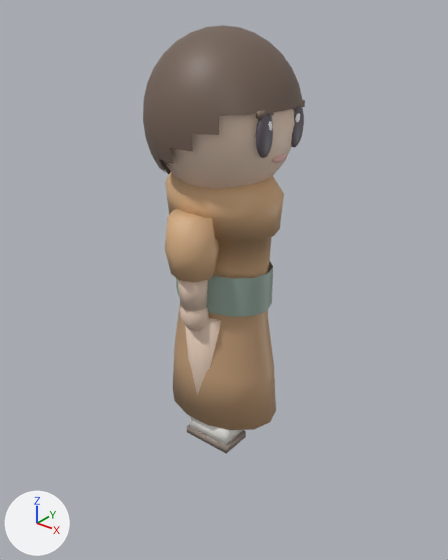
Before and after pictures for a commit that changed the glTF model godot/assets/models/villager_c.glb.
Both versions are drawn from a camera (50 mm lens) standing at (0.83, -1.033, 1.033) and looking at (-0.017, 0.026, 0.377). The lights are fixed; the arrows at lower left show +X, +Y and +Z. The older version comes first. Vertices at exactly the same position are counted once.

Before the edit, the objects in view are built like this:
```python
me_armr = bpy.data.meshes.new('ArmR')
me_armr.from_pydata(...)  # 111 vertices, 202 faces; spans x -0.062..0.062, y -0.059..0.059, z -0.27..0.01
me_armr.materials.append(mat_defaultmaterial_003)
me_body = bpy.data.meshes.new('Body')
me_body.from_pydata(...)  # 148 vertices, 260 faces; spans x -0.15..0.15, y -0.105..0.105, z -0.285..0.344
me_body.materials.append(mat_defaultmaterial)
me_head = bpy.data.meshes.new('Head')
me_head.from_pydata(...)  # 740 vertices, 1398 faces; spans x -0.17..0.167, y -0.166..0.166, z -0.011..0.331
me_head.materials.append(mat_defaultmaterial_001)
me_legr = bpy.data.meshes.new('LegR')
me_legr.from_pydata(...)  # 40 vertices, 68 faces; spans x -0.055..0.089, y -0.055..0.055, z -0.351..0.0
me_legr.materials.append(mat_defaultmaterial_005)
ob_armr = bpy.data.objects.new('ArmR', me_armr)
ob_armr.location = (0.0, -0.104, 0.574)
ob_body = bpy.data.objects.new('Body', me_body)
ob_body.location = (0.0, 0.0, 0.331)
ob_head = bpy.data.objects.new('Head', me_head)
ob_head.location = (0.0, 0.0, 0.619)
ob_legr = bpy.data.objects.new('LegR', me_legr)
ob_legr.location = (0.0, -0.058, 0.331)
```
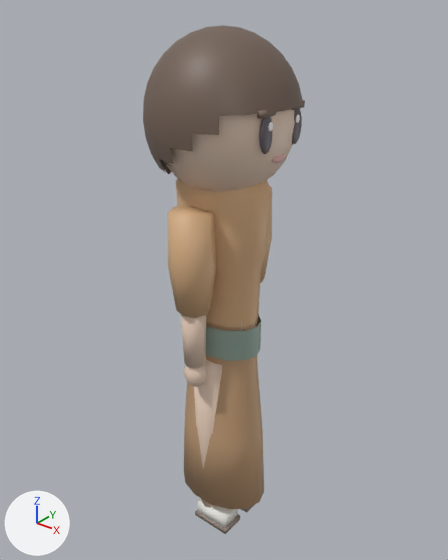
The newer file is also rescaled (x0.936), turned or shifted as a whole; pictures and numbers use the older file's frame.

Scene script edits in JSON lines:
```json
{"block": "me_body", "where": "# used by ob_body; location = (0.0, 0.0, 0.331)"}
{"op": "remove", "block": "me_body", "code": "me_body.from_pydata(...)  # 148 vertices, 260 faces; spans x -0.15..0.15, y -0.105..0.105, z -0.285..0.344"}
{"op": "add", "block": "me_body", "code": "me_body.from_pydata(...)  # 148 vertices, 260 faces; spans x -0.126..0.126, y -0.088..0.088, z -0.566..0.331"}
{"block": "me_body", "change": "me_body part 1: the loose piece of 28 vertices spanning x -0.128..0.128, y -0.087..0.087, z 0.02..0.115 is scaled about its middle by (0.799, 0.799, 0.847), then moved by (0.0, 0.0, -0.138)"}
{"block": "me_body", "change": "me_body part 2: 112 of 148 vertices moved; they spanned x -0.15..0.15, y -0.105..0.105, z -0.285..0.323 and now span x -0.126..0.126, y -0.088..0.088, z -0.566..0.331; mean shift (0.0, 0.0, -0.112); largest move (-0.15, 0.0, -0.285) -> (-0.126, 0.0, -0.566)"}
{"block": "me_body", "change": "other edits to the shape of me_body do not show in these pictures"}
{"block": "me_armr", "where": "# used by ob_armr; location = (0.0, -0.104, 0.574)"}
{"op": "remove", "block": "me_armr", "code": "me_armr.from_pydata(...)  # 111 vertices, 202 faces; spans x -0.062..0.062, y -0.059..0.059, z -0.27..0.01"}
{"op": "add", "block": "me_armr", "code": "me_armr.from_pydata(...)  # 111 vertices, 202 faces; spans x -0.055..0.055, y -0.054..0.05, z -0.425..0.018"}
{"block": "me_armr", "change": "me_armr part 3: the loose piece of 16 vertices spanning x -0.036..0.036, y -0.036..0.036, z -0.205..-0.121 is scaled about its middle by (0.818, 0.818, 1.79), then moved by (0.0, -0.002, -0.121)"}
{"block": "me_armr", "change": "me_armr part 4: the loose piece of 71 vertices spanning x -0.035..0.035, y -0.028..0.028, z -0.27..-0.186 is scaled about its middle by 0.825, then moved by (0.0, -0.002, -0.162)"}
{"block": "me_armr", "change": "me_armr part 5: 24 of 111 vertices moved; they spanned x -0.062..0.062, y -0.059..0.059, z -0.125..0.01 and now span x -0.055..0.055, y -0.054..0.05, z -0.216..0.018; mean shift (0.0, -0.002, -0.042); largest move (0.0, 0.047, -0.125) -> (0.0, 0.036, -0.216)"}
{"block": "me_legr", "where": "# used by ob_legr; location = (0.0, -0.058, 0.331)"}
{"op": "remove", "block": "me_legr", "code": "me_legr.from_pydata(...)  # 40 vertices, 68 faces; spans x -0.055..0.089, y -0.055..0.055, z -0.351..0.0"}
{"op": "add", "block": "me_legr", "code": "me_legr.from_pydata(...)  # 40 vertices, 68 faces; spans x -0.045..0.073, y -0.035..0.055, z -0.651..-0.132"}
{"block": "me_legr", "change": "me_legr part 6: the loose piece of 24 vertices spanning x -0.055..0.055, y -0.055..0.055, z -0.286..0.0 is scaled about its middle by (0.822, 0.822, 1.62), then moved by (0.0, 0.01, -0.222)"}
{"block": "me_legr", "change": "me_legr part 7: the loose piece of 8 vertices spanning x -0.034..0.082, y -0.035..0.035, z -0.34..-0.288 is scaled about its middle by (0.826, 0.828, 0.836), then moved by (-0.005, 0.01, -0.307)"}
{"block": "me_legr", "change": "me_legr part 8: the loose piece of 8 vertices spanning x -0.041..0.089, y -0.04..0.04, z -0.351..-0.333 is scaled about its middle by (0.83, 0.825, 0.805), then moved by (-0.005, 0.01, -0.302)"}
```

Boxes (x1, y1, x2, y2) around the edits, measured in the pictures (448 x 560 px; the box of a moved part takes in the faces that stretch with it):
```json
{"object": "Body", "change": "reshaped", "before": [165, 172, 284, 430], "after": [175, 178, 272, 509], "on screen": "18% narrower, 28% taller"}
{"object": "ArmR", "change": "reshaped", "before": [165, 209, 219, 331], "after": [168, 205, 217, 387], "on screen": "9% narrower, 49% taller"}
{"object": "LegR", "change": "reshaped", "before": [185, 318, 246, 454], "after": [194, 359, 240, 534], "on screen": "24% narrower, 28% taller"}
{"part": 1, "of": "me_body", "change": "moved or reshaped", "before": [176, 261, 273, 317], "after": [206, 315, 261, 361]}
{"part": 2, "of": "me_body", "change": "moved or reshaped", "before": [165, 172, 284, 430], "after": [175, 178, 272, 509]}
{"part": 3, "of": "me_armr", "change": "moved or reshaped", "before": [178, 280, 208, 311], "after": [181, 315, 206, 368]}
{"part": 4, "of": "me_armr", "change": "moved or reshaped", "before": [180, 306, 209, 331], "after": [184, 365, 206, 387]}
{"part": 5, "of": "me_armr", "change": "moved or reshaped", "before": [165, 209, 219, 282], "after": [168, 205, 217, 318]}
{"part": 6, "of": "me_legr", "change": "moved or reshaped", "before": [185, 318, 221, 395], "after": [194, 359, 222, 508]}
{"part": 7, "of": "me_legr", "change": "moved or reshaped", "before": [190, 416, 242, 445], "after": [198, 499, 238, 528]}
{"part": 8, "of": "me_legr", "change": "moved or reshaped", "before": [187, 424, 246, 454], "after": [195, 509, 240, 534]}
```
